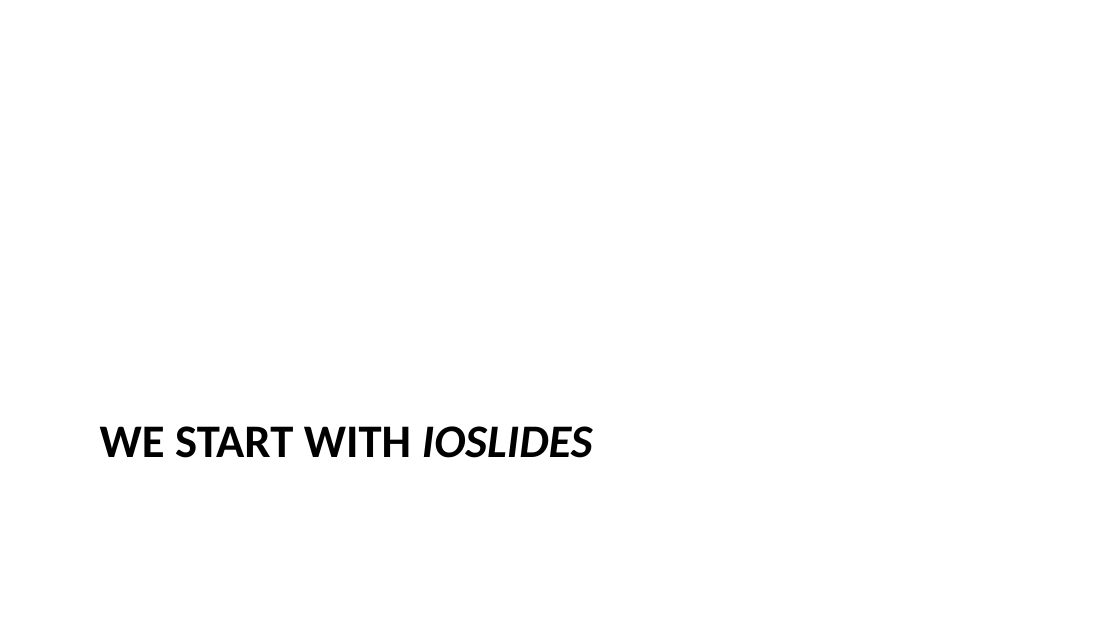
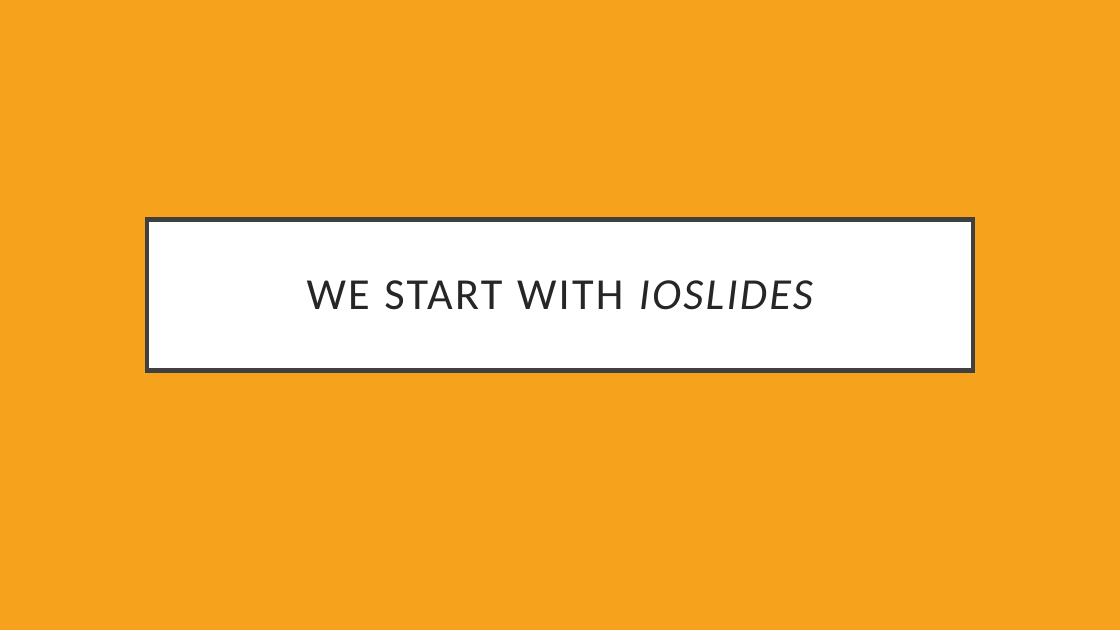
Before and after one commit to afatirium/RRcourse2023, a slide deck: slide 2 of Quarto and MD 3/3. Presentation formats/QMD_class_3_3.pptx. Drawn at 1120x630 pixels with LibreOffice and Linux fonts; fonts in the diff are those of the drawing. Boxes give left, top, right and bottom in pixels: in the first picture for what was removed or moved away, otherwise in the second. Text is boxed around its words. In the diff, an @@ line names an element or a change of style, - is before the commit and + after.

```diff
--- a/Quarto and MD 3/3. Presentation formats/QMD_class_3_3.pptx
+++ b/Quarto and MD 3/3. Presentation formats/QMD_class_3_3.pptx
@@ background #FFFFFF to #F6A21D @@
@@ title "WE START WITH IOSLIDES": place and size @@
-title "WE START WITH IOSLIDES" at <box>100,426,593,458</box>
+title "WE START WITH IOSLIDES" at <box>147,220,973,371</box>
@@ title "WE START WITH IOSLIDES" at <box>147,220,973,371</box>: size 30 to 28.5 pt, text colour #000000 to #262626, letter spacing 0 to 1.5 pt, bold off; alignment left to centre; line spacing 1 to 0.9; vertical alignment top to middle; fill none to #FFFFFF; outline none to #404040 3 pt @@
```
Also in this commit, not shown: 11 other slides changed, 16 other files.
